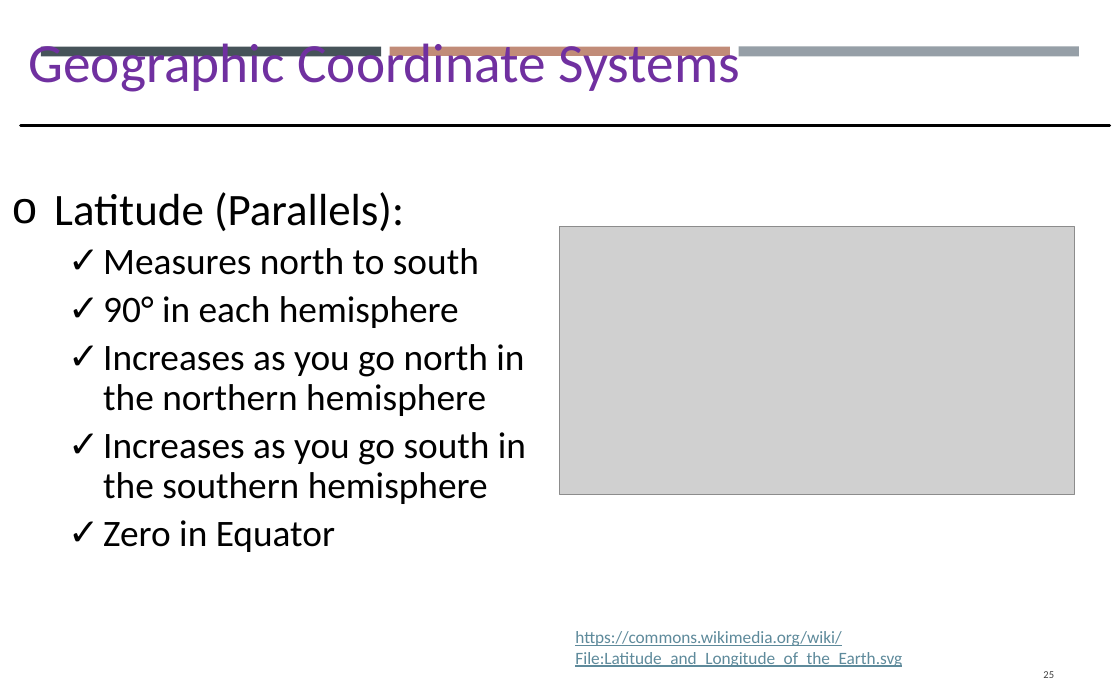
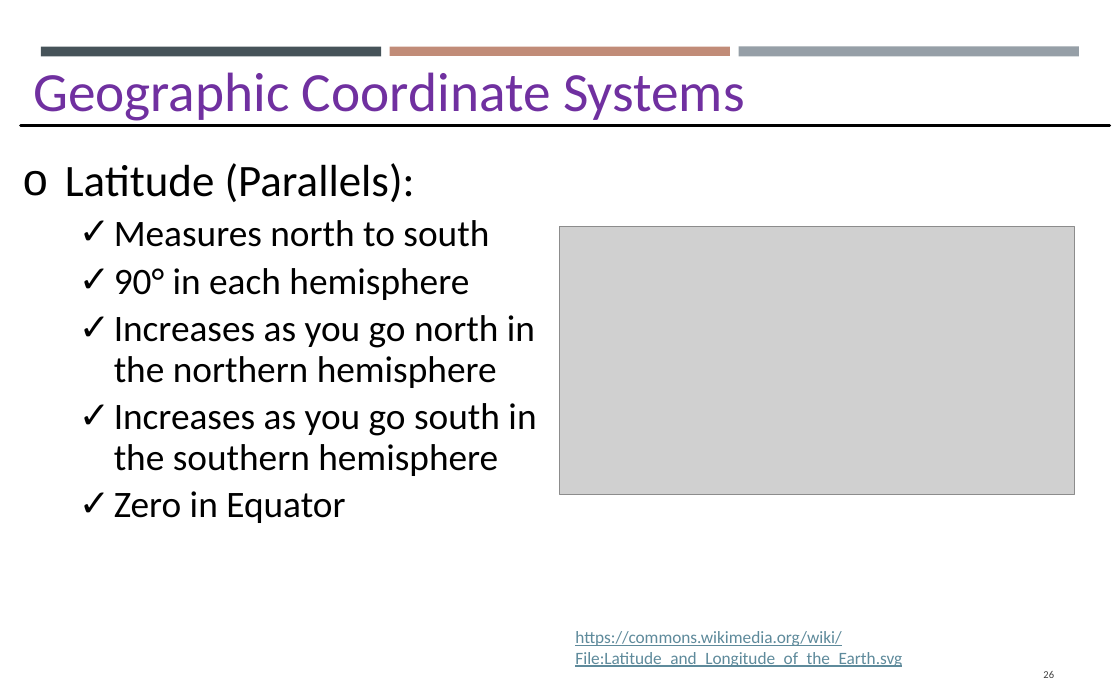
Before and after one commit to gisynw/GIS_I, a slide deck: slide 26 of docs/Lectures/Week03/Lecture02_GEOG2475_Datum.pptx (slide 25 before the commit). Drawn at 1120x700 pixels with LibreOffice and Linux fonts; fonts in the diff are those of the drawing; grey boxes stand for pictures. Boxes give left, top, right and bottom in pixels: in the first picture for what was removed or moved away, otherwise in the second. Text is boxed around its words. In the diff, an @@ line names an element or a change of style, - is before the commit and + after.

```diff
--- a/docs/Lectures/Week03/Lecture02_GEOG2475_Datum.pptx
+++ b/docs/Lectures/Week03/Lecture02_GEOG2475_Datum.pptx
@@ text "Geographic Coordinate Systems": place and size @@
-text "Geographic Coordinate Systems" at bbox=[29, 43, 740, 92]
+text "Geographic Coordinate Systems" at bbox=[33, 72, 745, 121]
@@ text "Latitude (Parallels):": place and size @@
-text "Latitude (Parallels):" at bbox=[54, 192, 526, 552]
+text "Latitude (Parallels):" at bbox=[65, 163, 536, 523]
```
Also in this commit, not shown: 35 other slides changed, 8 slides added, 16 slides removed, 3 other files.
